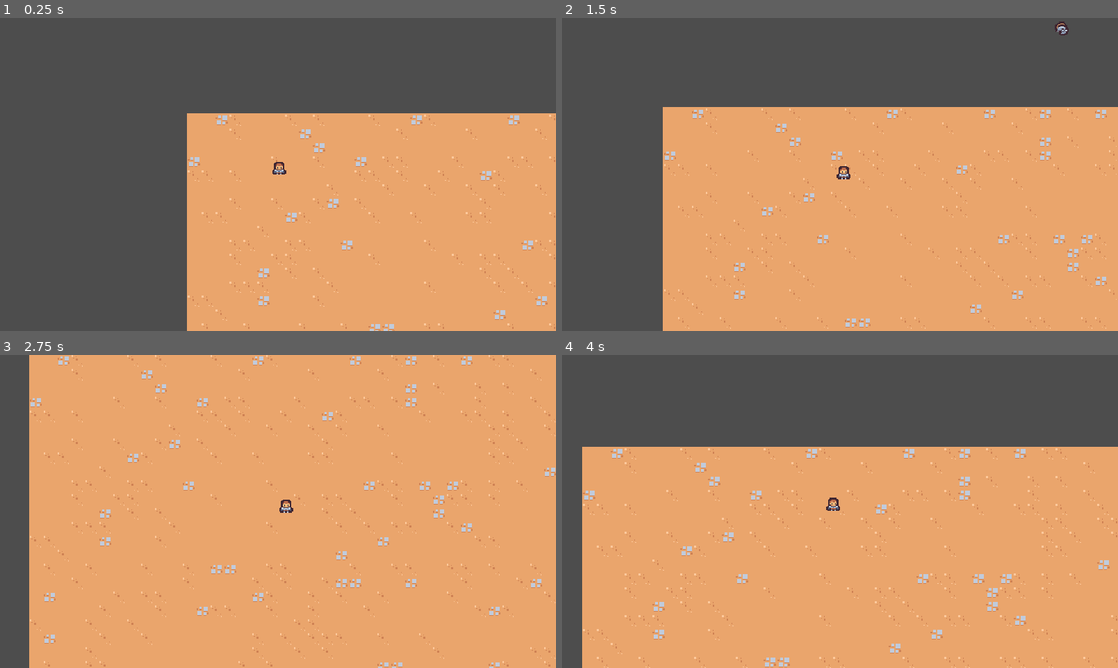
Above: before the commit, frames 1-4 (two rows, left to right).
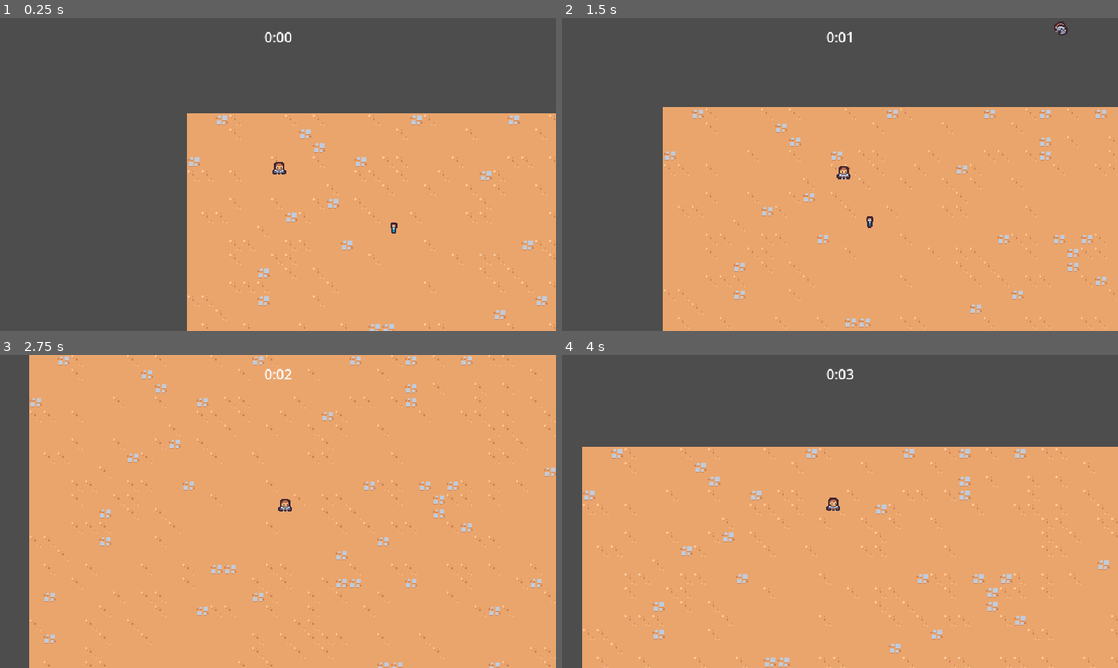
Above: after the commit, the same moments.

Repository: jayliu9/2d-survivor-game
Game: Godot game, scene res://scenes/main/main.tscn
Same seed, same stepped clock (60 frames per second), same inputs: the game is played once before the commit and once after it.
Inputs:
- Up to frame 1 (0.25 s): no input
- Up to frame 2 (1.5 s): hold D (move_right) 0.53-1.28 s; hold S (move_down) from 1.28 s (still down)
- Up to frame 3 (2.75 s): release S (move_down) at 2.03 s; hold D (move_right) from 2.03 s (still down)
- Up to frame 4 (4 s): release D (move_right) at 2.78 s; hold Up (move_up) 2.78-3.53 s; hold A (move_left) from 3.53 s (still down)

The runs differ from the first frame. In frame 1, 0.1% of the frame differs, in the area x 47-72%, y 4-69%; in frame 2, 0.1%, in the area x 47-92%, y 1-68%; in frame 3, 0.1%; in frame 4, less than 0.1%.

Commit message:
reorg & timer & pick exp item

Diff:
--- a/project.godot
+++ b/project.godot
@@ -60,8 +60,8 @@
 2d_physics/layer_2="player"
 2d_physics/layer_3="enemy"
 2d_physics/layer_4="enemy_collision"
+2d_physics/layer_5="item_pick"
 
 [rendering]
 
 textures/canvas_textures/default_texture_filter=0
-2d/snap/snap_2d_transforms_to_pixel=true
--- a/scenes/basic_enemy/basic_enemy.tscn
+++ b/scenes/game_object/basic_enemy/basic_enemy.tscn
@@ -1,7 +1,7 @@
 [gd_scene load_steps=6 format=3 uid="uid://dwnihrbhtbper"]
 
-[ext_resource type="Script" path="res://scenes/basic_enemy/basic_enemy.gd" id="1_hbd0t"]
-[ext_resource type="Texture2D" uid="uid://duk50ccdvevso" path="res://scenes/basic_enemy/basic_enemy.png" id="1_vavqf"]
+[ext_resource type="Script" path="res://scenes/game_object/basic_enemy/basic_enemy.gd" id="1_hbd0t"]
+[ext_resource type="Texture2D" uid="uid://duk50ccdvevso" path="res://scenes/game_object/basic_enemy/basic_enemy.png" id="1_vavqf"]
 
 [sub_resource type="CircleShape2D" id="CircleShape2D_6qe12"]
 
--- /dev/null
+++ b/scenes/game_object/experience_vial/experience_vial.gd
@@ -0,0 +1,9 @@
+extends Node2D
+
+
+func _ready():
+	$Area2D.area_entered.connect(on_area_entered)
+
+
+func on_area_entered(area: Area2D):
+	queue_free()
--- /dev/null
+++ b/scenes/game_object/experience_vial/experience_vial.tscn
@@ -0,0 +1,19 @@
+[gd_scene load_steps=4 format=3 uid="uid://v78q7m6nlrdg"]
+
+[ext_resource type="Script" path="res://scenes/game_object/experience_vial/experience_vial.gd" id="1_5mdpx"]
+[ext_resource type="Texture2D" uid="uid://bxrrtxmys4nmk" path="res://scenes/game_object/experience_vial/experience_vial.png" id="1_y2def"]
+
+[sub_resource type="CircleShape2D" id="CircleShape2D_h6ofd"]
+
+[node name="ExperienceVial" type="Node2D"]
+script = ExtResource("1_5mdpx")
+
+[node name="Area2D" type="Area2D" parent="."]
+collision_layer = 0
+collision_mask = 17
+
+[node name="CollisionShape2D" type="CollisionShape2D" parent="Area2D"]
+shape = SubResource("CircleShape2D_h6ofd")
+
+[node name="Sprite2D" type="Sprite2D" parent="."]
+texture = ExtResource("1_y2def")
--- a/scenes/game_camera/game_camera.tscn
+++ b/scenes/game_object/game_camera/game_camera.tscn
@@ -1,6 +1,6 @@
 [gd_scene load_steps=2 format=3 uid="uid://deyx5pxyvytsy"]
 
-[ext_resource type="Script" path="res://scenes/game_camera/game_camera.gd" id="1_6u4yg"]
+[ext_resource type="Script" path="res://scenes/game_object/game_camera/game_camera.gd" id="1_6u4yg"]
 
 [node name="GameCamera" type="Camera2D"]
 script = ExtResource("1_6u4yg")
--- a/scenes/player/player.tscn
+++ b/scenes/game_object/player/player.tscn
@@ -1,8 +1,11 @@
-[gd_scene load_steps=5 format=3 uid="uid://b0eel3s6qbu"]
+[gd_scene load_steps=6 format=3 uid="uid://b0eel3s6qbu"]
 
-[ext_resource type="Script" path="res://scenes/player/player.gd" id="1_7egpn"]
+[ext_resource type="Script" path="res://scenes/game_object/player/player.gd" id="1_7egpn"]
 [ext_resource type="PackedScene" uid="uid://calcj30h7rlic" path="res://scenes/ability/sword_ability_controller/sword_ability_controller.tscn" id="2_4o6nf"]
-[ext_resource type="Texture2D" uid="uid://df8o1shu6ylh4" path="res://scenes/player/player.png" id="2_st6hl"]
+[ext_resource type="Texture2D" uid="uid://df8o1shu6ylh4" path="res://scenes/game_object/player/player.png" id="2_st6hl"]
+
+[sub_resource type="CircleShape2D" id="CircleShape2D_b76mw"]
+radius = 15.0
 
 [sub_resource type="CircleShape2D" id="CircleShape2D_f2sjf"]
 radius = 6.0
@@ -15,6 +18,14 @@
 
 [node name="SwordAbilityController" parent="AbilityManager" instance=ExtResource("2_4o6nf")]
 
+[node name="Area2D" type="Area2D" parent="."]
+collision_layer = 16
+collision_mask = 0
+
+[node name="CollisionShape2D" type="CollisionShape2D" parent="Area2D"]
+position = Vector2(0, -7)
+shape = SubResource("CircleShape2D_b76mw")
+
 [node name="Sprite2D" type="Sprite2D" parent="."]
 position = Vector2(0, -8)
 texture = ExtResource("2_st6hl")
--- a/scenes/main/main.tscn
+++ b/scenes/main/main.tscn
@@ -1,11 +1,19 @@
-[gd_scene load_steps=5 format=3 uid="uid://dom1rdhp4ibgt"]
+[gd_scene load_steps=8 format=3 uid="uid://dom1rdhp4ibgt"]
 
-[ext_resource type="PackedScene" uid="uid://deyx5pxyvytsy" path="res://scenes/game_camera/game_camera.tscn" id="1_5ij8l"]
+[ext_resource type="PackedScene" uid="uid://deyx5pxyvytsy" path="res://scenes/game_object/game_camera/game_camera.tscn" id="1_5ij8l"]
+[ext_resource type="PackedScene" uid="uid://cjnwo13rugdh8" path="res://scenes/ui/arena_time_ui.tscn" id="1_5s448"]
 [ext_resource type="PackedScene" uid="uid://dworgol132von" path="res://scenes/manager/enemy_manager.tscn" id="1_8ergy"]
-[ext_resource type="PackedScene" uid="uid://b0eel3s6qbu" path="res://scenes/player/player.tscn" id="1_bvdnb"]
+[ext_resource type="PackedScene" uid="uid://b0eel3s6qbu" path="res://scenes/game_object/player/player.tscn" id="1_bvdnb"]
 [ext_resource type="TileSet" uid="uid://cjy0pmwduraye" path="res://resources/tileset.tres" id="1_whngq"]
+[ext_resource type="PackedScene" uid="uid://c07vqqnespw2n" path="res://scenes/manager/arena_time_manager.tscn" id="2_y3ulm"]
+[ext_resource type="PackedScene" uid="uid://v78q7m6nlrdg" path="res://scenes/game_object/experience_vial/experience_vial.tscn" id="7_bi0n1"]
 
 [node name="Main" type="Node"]
+
+[node name="ArenaTimeUI" parent="." node_paths=PackedStringArray("arena_time_manager") instance=ExtResource("1_5s448")]
+arena_time_manager = NodePath("../ArenaTimeManager")
+
+[node name="ArenaTimeManager" parent="." instance=ExtResource("2_y3ulm")]
 
 [node name="EnemyManager" parent="." instance=ExtResource("1_8ergy")]
 
@@ -18,3 +26,6 @@
 
 [node name="Player" parent="." instance=ExtResource("1_bvdnb")]
 position = Vector2(106, 71)
+
+[node name="ExperienceVial" parent="." instance=ExtResource("7_bi0n1")]
+position = Vector2(238, 132)
--- /dev/null
+++ b/scenes/manager/arena_time_manager.gd
@@ -0,0 +1,7 @@
+extends Node
+
+@onready var timer = $Timer
+
+
+func get_time_elapsed():
+	return timer.wait_time - timer.time_left
--- /dev/null
+++ b/scenes/manager/arena_time_manager.tscn
@@ -0,0 +1,11 @@
+[gd_scene load_steps=2 format=3 uid="uid://c07vqqnespw2n"]
+
+[ext_resource type="Script" path="res://scenes/manager/arena_time_manager.gd" id="1_juo2a"]
+
+[node name="ArenaTimeManager" type="Node"]
+script = ExtResource("1_juo2a")
+
+[node name="Timer" type="Timer" parent="."]
+wait_time = 60.0
+one_shot = true
+autostart = true
--- a/scenes/manager/enemy_manager.tscn
+++ b/scenes/manager/enemy_manager.tscn
@@ -1,7 +1,7 @@
 [gd_scene load_steps=3 format=3 uid="uid://dworgol132von"]
 
 [ext_resource type="Script" path="res://scenes/manager/enemy_manager.gd" id="1_bdbe0"]
-[ext_resource type="PackedScene" uid="uid://dwnihrbhtbper" path="res://scenes/basic_enemy/basic_enemy.tscn" id="2_13son"]
+[ext_resource type="PackedScene" uid="uid://dwnihrbhtbper" path="res://scenes/game_object/basic_enemy/basic_enemy.tscn" id="2_13son"]
 
 [node name="EnemyManager" type="Node"]
 script = ExtResource("1_bdbe0")
--- /dev/null
+++ b/scenes/ui/arena_time_ui.gd
@@ -0,0 +1,16 @@
+extends CanvasLayer
+
+@export var arena_time_manager: Node
+@onready var label = %Label
+
+func _process(delta):
+	if arena_time_manager == null:
+		return;
+	var time_elapsed = arena_time_manager.get_time_elapsed()
+	label.text = format_seconds_to_string(time_elapsed)
+
+
+func format_seconds_to_string(seconds: float):
+	var minute = floor(seconds / 60)
+	var second = floor(seconds - minute * 60)
+	return str(minute) + ":" + ("%02d" % second)
--- /dev/null
+++ b/scenes/ui/arena_time_ui.tscn
@@ -0,0 +1,20 @@
+[gd_scene load_steps=2 format=3 uid="uid://cjnwo13rugdh8"]
+
+[ext_resource type="Script" path="res://scenes/ui/arena_time_ui.gd" id="1_870wh"]
+
+[node name="ArenaTimeUI" type="CanvasLayer"]
+script = ExtResource("1_870wh")
+
+[node name="MarginContainer" type="MarginContainer" parent="."]
+anchors_preset = 15
+anchor_right = 1.0
+anchor_bottom = 1.0
+grow_horizontal = 2
+grow_vertical = 2
+theme_override_constants/margin_top = 10
+
+[node name="Label" type="Label" parent="MarginContainer"]
+unique_name_in_owner = true
+layout_mode = 2
+size_flags_vertical = 0
+horizontal_alignment = 1
Renamed: scenes/basic_enemy/basic_enemy.gd -> scenes/game_object/basic_enemy/basic_enemy.gd
Renamed: scenes/basic_enemy/basic_enemy.png -> scenes/game_object/basic_enemy/basic_enemy.png
Not shown, changed: scenes/game_object/basic_enemy/basic_enemy.png.import
Binary file added: scenes/game_object/experience_vial/experience_vial.png
Not shown, changed: scenes/game_object/experience_vial/experience_vial.png.import
Renamed: scenes/game_camera/game_camera.gd -> scenes/game_object/game_camera/game_camera.gd
Renamed: scenes/player/player.gd -> scenes/game_object/player/player.gd
Renamed: scenes/player/player.png -> scenes/game_object/player/player.png
Not shown, added: scenes/game_object/player/player.png.import
